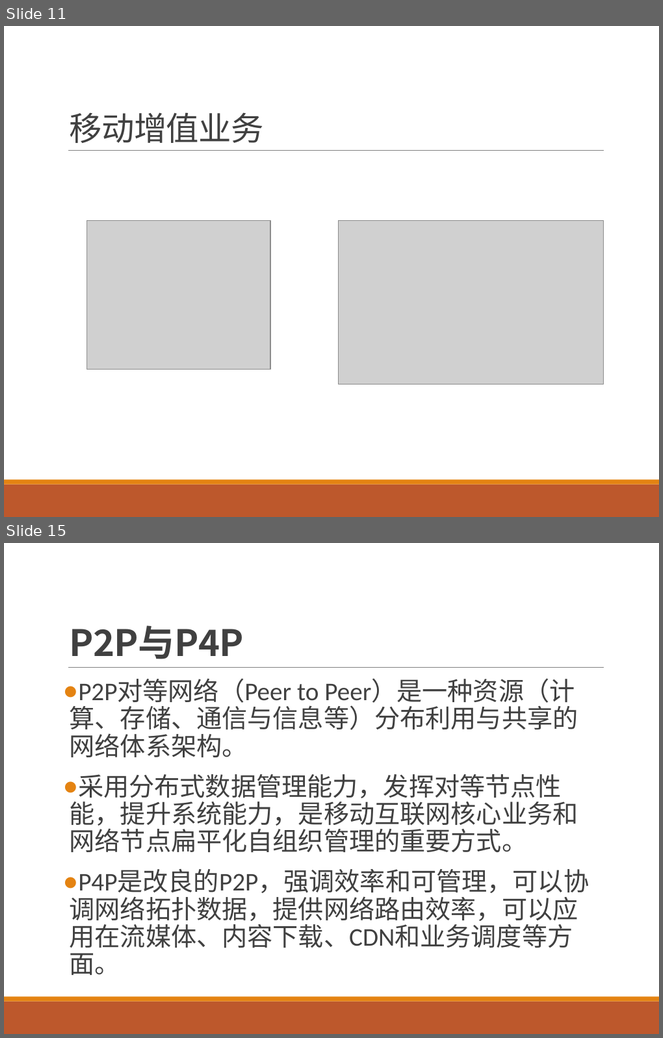
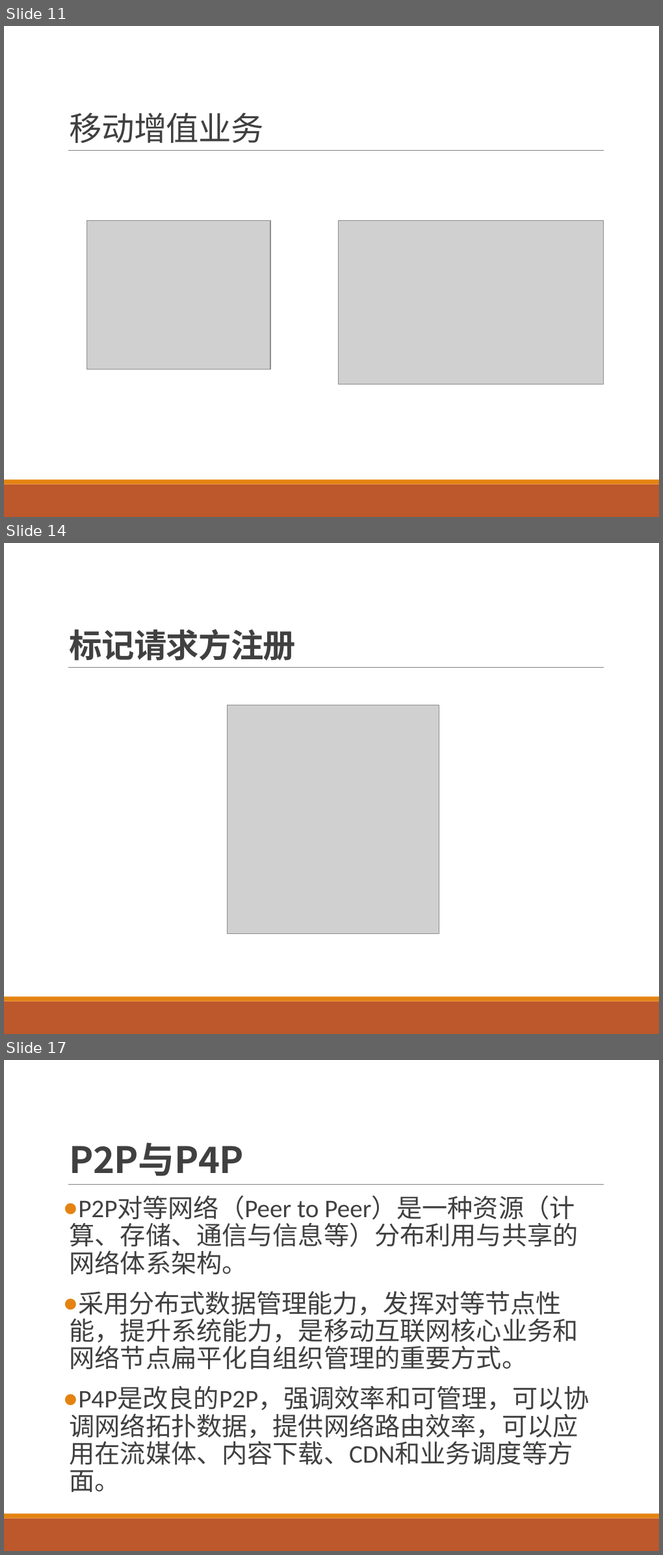
Before and after one commit to qianjin-sdu/PPT, a slide deck: 16.移动互联网的支撑技术及运营管理系统.pptx. Shown one above the other, each under a label of ours: slides 11 and 15 before the commit, slides 11, 14 and 17 after it; the slides between them are not shown. The pictures are 663x1038 and 663x1555 pixels, drawn with LibreOffice and Linux fonts; fonts in the diff are those of the drawing; grey boxes stand for pictures. Boxes give left, top, right and bottom in pixels: in the first picture for what was removed or moved away, otherwise in the second. Text is boxed around its words. In the diff, an @@ line names an element or a change of style, - is before the commit and + after.

```diff
--- a/16.移动互联网的支撑技术及运营管理系统.pptx
+++ b/16.移动互联网的支撑技术及运营管理系统.pptx
@@ slide 14 added at <box>4,543,659,1034</box>, background #FFFFFF; not listed: 3 template elements that a slide beside it also shows @@
@@ title added at <box>70,629,296,661</box>, 36 pt, text #404040, bold @@
+标记请求方注册
@@ picture added at <box>228,705,439,934</box> @@
@@ what was slide 15 is now slide 17 @@
```
Also in this commit, not shown: 6 slides changed, 3 other slides added, 1 slide removed.
